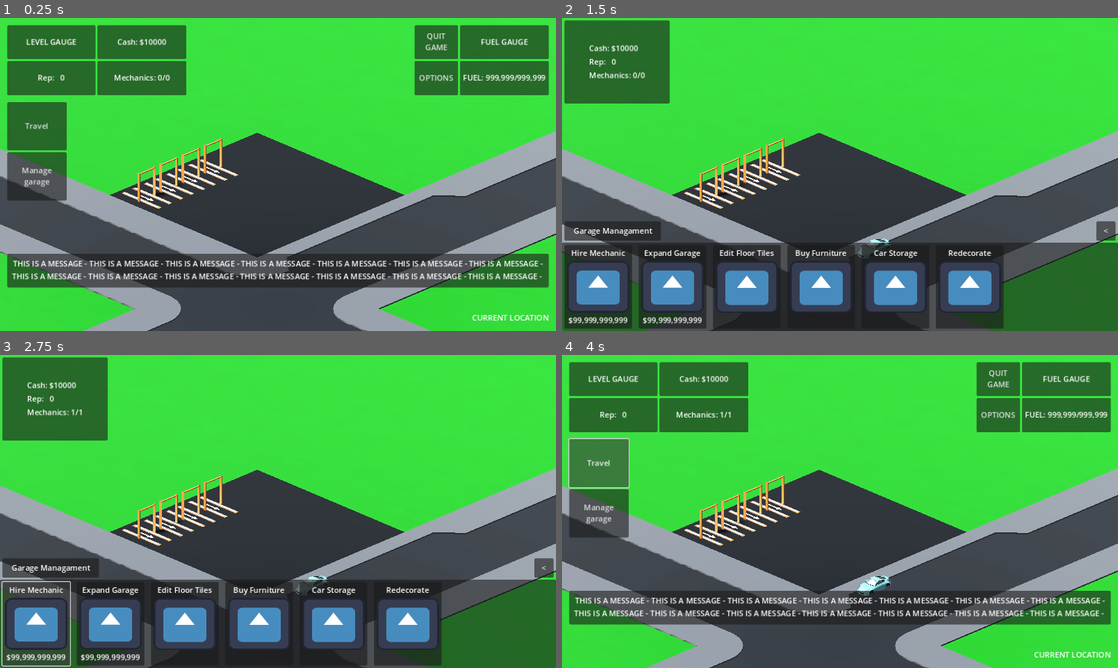
Above: before the commit, frames 1-4 (two rows, left to right).
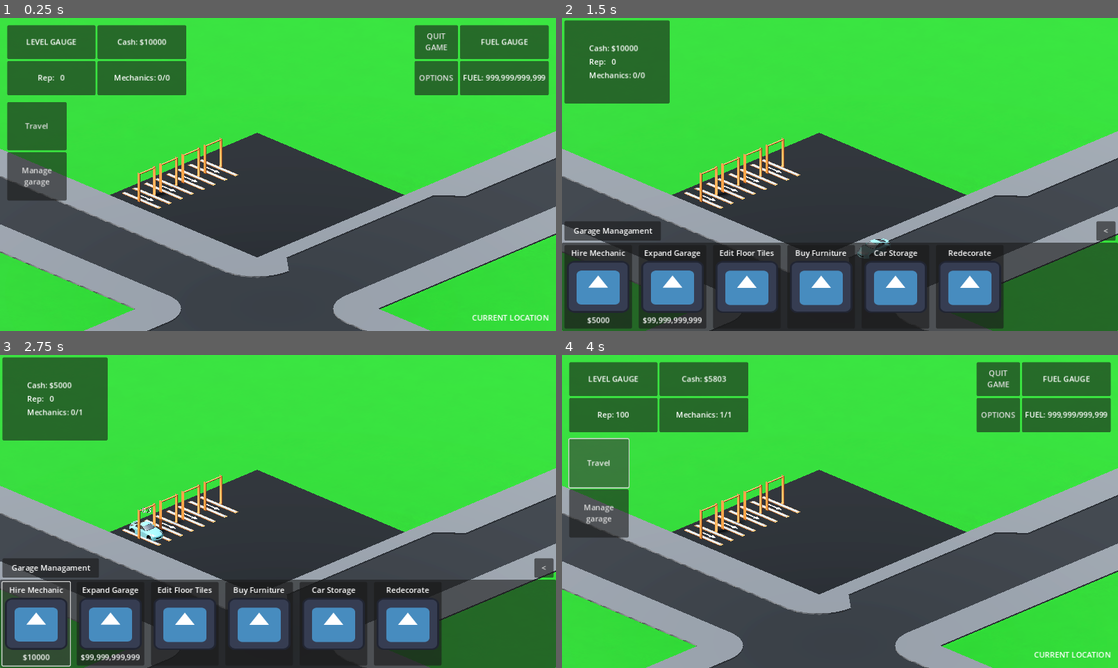
Above: after the commit, the same moments.

Repository: BorisTodor0v/Auto-Haven
Game: Godot game, scene res://scenes/base_scene/base_scene.tscn
Two runs of this game, one before a commit and one after it. Both use one fixed random seed, a clock stepped at 60 frames per second and the inputs below. The engine's default icon, where the game draws it, is replaced by a stand-in: a white triangle on a blue panel in a dark square.
Inputs (mouse positions are in pixels of both pictures, inside the frame that each line leads up to):
- Up to frame 1 (0.25 s): no input
- Up to frame 2 (1.5 s): click "Travel" at 0.5 s; click "Manage garage" at 1.25 s
- Up to frame 3 (2.75 s): click (38, 624) at 2 s
- Up to frame 4 (4 s): click "<" at 2.75 s; click "Travel" at 3.5 s

The runs differ from the first frame. In frame 1, 9.8% of the frame differs, in the area x 1-99%, y 75-87%; in frame 2, 0.2%; in frame 3, 0.6%; in frame 4, 10%, in the area x 1-99%, y 6-87%.

Commit message:
Added automated workers - Mechanics

Diff:
--- a/garage_decorations/car_lifts/car_lift.gd
+++ b/garage_decorations/car_lifts/car_lift.gd
@@ -6,9 +6,6 @@
 @onready var default_material : Material = mesh.get_active_material(0)
 @onready var label : Label3D = $Label3D
 @onready var timer : Timer = $Timer
-
-# TODO: every time a new car bay is added, connect the signal in the tile_test.gd function
-signal repair_complete(by_player : bool)
 
 func _process(_delta):
 	if timer.is_stopped():
@@ -57,7 +54,7 @@
 func _on_timer_timeout():
 	current_car.finish_repair()
 	if is_started_by_player == false:
-		repair_complete.emit(self)
+		current_car.confirm_repair_completion()
 
 func job_is_complete() -> bool:
 	if timer.is_stopped():
--- a/scenes/base_scene/base_scene.gd
+++ b/scenes/base_scene/base_scene.gd
@@ -7,25 +7,15 @@
 # Called when the node enters the scene tree for the first time.
 func _ready():
 	garage_scene.connect("repair_completed", complete_job)
-	#garage_scene.connect("change_ui_message", ui.set_message_label_text)
-	#garage_scene.connect("usable_car_clicked", show_car_interaction_menu)
-	#garage_scene.connect("update_ui_labels", ui.update_labels)
-	#garage_scene.connect("update_ui_list", ui.update_list)
-	#ui.connect("debug_spawn_job_car", job_car_spawner.spawn_job)
-	#ui.connect("floor_tile_selected", garage_scene.set_active_floor_tile)
-	#ui.connect("is_expanding_garage", garage_scene.expand_garage)
-	#ui.connect("debug_spawn_decor_car", garage_scene.debug_spawn_decor_car)
-	#ui.connect("debug_spawn_furniture", garage_scene.debug_spawn_decor_furniture)
-	#ui.connect("debug_move_objects", garage_scene.debug_move_placed_objects)
-	#ui.connect("mechanic_hired", check_for_job_cars)
-	#ui.connect("switch_location", switch_location) #(location_key : String)
-	#ui.connect("travel_to_location_with", travel_to_location_with_car)
 	ui.connect("hire_mechanic", hire_mechanic)
 	job_car_spawner.connect("job_car_spawned", check_for_mechanics)
 	job_car_spawner.set_car_spots(garage_scene.get_job_car_spots())
 	ui.update_labels()
 #
-func complete_job(cash_reward : int, rep_reward : int):
+func complete_job(cash_reward : int, rep_reward : int, is_repaired_by_player : bool):
+	if is_repaired_by_player == false:
+		PlayerStats.free_mechanic()
+		$Timers/MechanicJobCooldownTimer.start()
 	PlayerStats.add_cash(cash_reward)
 	PlayerStats.add_rep(rep_reward)
 	ui.update_labels()
@@ -33,119 +23,35 @@
 ### When a job car is spawned, check to see if there are available mechanics to take this job
 func check_for_mechanics(pending_car : StaticBody3D):
 	garage_scene.add_pending_car(pending_car)
-	#print_debug(pending_car.name)
-	#if PlayerStats.get_available_mechanics() > 0:
-		#if garage_scene.start_car_repair(pending_car, false) == true:
-			#PlayerStats.assign_mechanic()
-	#else:
-		#pass
-	#ui.update_labels()
+	if PlayerStats.get_available_mechanics() > 0:
+		pending_car.begin_repair()
+		PlayerStats.assign_mechanic()
+	ui.update_labels()
 
 func hire_mechanic():
-	PlayerStats.hire_mechanic()
-	ui.update_labels()
-	print_debug("Hire mechanic")
+	if PlayerStats.get_cash() >= PlayerStats.get_mechanic_cost():
+		PlayerStats.remove_cash(PlayerStats.get_mechanic_cost())
+		PlayerStats.hire_mechanic()
+		check_for_job_cars()
+		ui.update_labels()
+	else:
+		ui.show_message("Not enough money to hire a mechanic", 5.0)
+		print_debug("NOT ENOUGH MONEY")
 
-	pass
+## When a mechanic finishes a job, a cooldown timer is started before they can take another one
+## This cooldown is necessary because without it a major bug that breaks the number of available
+## mechanics and prevents a car from being repaired if all available mechanics are utilized
+func _on_mechanic_job_cooldown_timer_timeout():
+	check_for_job_cars()
 
-### When a mechanic completes a job, check to see if there are cars waiting for repairs
-#func check_for_job_cars():
-	#var pending_cars : Node3D = garage_scene.get_pending_cars()
-	#for car in pending_cars.get_children():
-		#if car.get_children().is_empty() == false:
-			#check_for_mechanics(car.get_child(0))
-			#ui.update_labels()
-			#return true
-	#return false
-#
-### When a mechanic finishesh a job, a cooldown timer is started before they can take another one
-### This cooldown is necessary because without it a major bug that breaks the number of available
-### mechanics and prevents a car from being repaired if all available mechanics are utilized
-#func _on_mechanic_job_cooldown_timer_timeout():
-	#check_for_job_cars()
-#
-#func show_car_interaction_menu(car : StaticBody3D):
-	#if ui.has_method("show_car_interaction_menu"):
-		#ui.show_car_interaction_menu(car)
-#
-#### Travel to a location that doesn't require the player to bring a car with them
-#### For example if the player travels to the garage, or to a dealership (not implemented)
-##func switch_location(location_key):
-	##var location_data = LocationsData.get_locations()
-	##var new_scene
-	##if location_key != "garage":
-		##garage_scene.hide()
-		##ui.hide_garage_scene_buttons()
-		##new_scene = load(location_data.get(location_key)["path"]).instantiate()
-		##$Scene.add_child(new_scene)
-		##new_scene.get_camera().current = true
-	##else:
-		### If trying to switch from the garage, to the garage
-		##if $Scene.get_child_count() > 0:
-			##$Scene.get_child(0).queue_free()
-			##garage_scene.show()
-			##ui.show_garage_scene_buttons()
-			##garage_scene.get_camera().current = true
-#func switch_location(location_key : String):
-	#var location_data = LocationsData.get_locations()
-	#var new_scene
-	#if location_key != "garage":
-		#garage_scene.hide()
-		#ui.hide()
-		#ui.show_all_buttons()
-		#ui.hide_garage_scene_buttons()
-		#ui.toggle_off_all_buttons()
-		#ui.clear_ui_list()
-		#new_scene = load(location_data.get(location_key)["path"]).instantiate()
-		#$Scene.add_child(new_scene)
-		#new_scene.connect("leave_location", return_to_garage)
-		#ui.hide_car_interaction_menu()
-		#ui = new_scene.get_ui()
-		#ui.update_labels()
-		#new_scene.get_camera().current = true
-	#else:
-		#if $Scene.get_child(0) != null:
-			#$Scene.get_child(0).queue_free()
-		#garage_scene.show()
-		#ui = $UI
-		#ui.show()
-		#ui.update_labels()
-		#ui.show_garage_scene_buttons()
-		#garage_scene.get_camera().current = true
-#
-#### Travel to a location that requires the player to bring a car with them
-#### For example, race meets (for now)
-#func travel_to_location_with_car(location_key : String, car : Car):
-	#var location_data = LocationsData.get_locations()
-	#var new_scene
-	#if location_key != "garage":
-		#garage_scene.hide()
-		#ui.hide()
-		#ui.show_all_buttons()
-		#ui.hide_garage_scene_buttons()
-		#ui.toggle_off_all_buttons()
-		#ui.clear_ui_list()
-		#new_scene = load(location_data.get(location_key)["path"]).instantiate()
-		#$Scene.add_child(new_scene)
-		#var duplicate_car : Car = car.duplicate()
-		#duplicate_car.set_internal_name(car.get_internal_name())
-		#new_scene.set_player_car(car.duplicate())
-		#new_scene.connect("leave_location", return_to_garage)
-		#ui.hide_car_interaction_menu()
-		#ui = new_scene.get_ui()
-		#ui.update_labels()
-		#new_scene.get_camera().current = true
-	#else:
-		#$Scene.get_child(0).queue_free()
-		#garage_scene.show()
-		#ui = $UI
-		#ui.show()
-		#ui.update_labels()
-		#ui.show_garage_scene_buttons()
-		#garage_scene.get_camera().current = true
-#
-#func return_to_garage():
-	#travel_to_location_with_car("garage", null)
-#
-#func test_signals():
-	#print_debug("Reached base scene")
+## When a mechanic completes a job, and when hiring one,
+## check to see if there are cars waiting for repairs
+func check_for_job_cars():
+	var pending_cars : Array = garage_scene.get_pending_cars()
+	for car in pending_cars:
+		if car == null:
+			return false
+		check_for_mechanics(car)
+		ui.update_labels()
+		return true
+	return false
--- a/scenes/base_scene/ui_handler.gd
+++ b/scenes/base_scene/ui_handler.gd
@@ -2,6 +2,8 @@
 
 @onready var base_ui : UI = $BaseUI
 @onready var garage_managament_menu : UI = $GarageManagamentMenu
+var active_menu = "base_ui"
+
 signal hire_mechanic
 
 # Called when the node enters the scene tree for the first time.
@@ -15,11 +17,11 @@
 		"garage_managament_menu":
 			base_ui.hide()
 			garage_managament_menu.show()
-			pass
+			active_menu = "garage_managament_menu"
 		"base_ui":
 			base_ui.show()
 			garage_managament_menu.hide()
-			pass
+			active_menu = "base_ui"
 		_:
 			print_debug("Invalid menu name")
 
@@ -27,5 +29,14 @@
 	base_ui.update_labels()
 	garage_managament_menu.update_labels()
 
+func show_message(text : String, duration : float):
+	match active_menu:
+		"base_ui":
+			base_ui.show_message(text, duration)
+		"garage_managament_menu":
+			garage_managament_menu.show_message(text, duration)
+		_:
+			print_debug("Invalid menu")
+
 func pass_hire_mechanic_signal():
 	hire_mechanic.emit()
--- a/scenes/ui/base/base_ui.gd
+++ b/scenes/ui/base/base_ui.gd
@@ -4,10 +4,15 @@
 @onready var rep_label : Label = $MarginContainer/VBoxContainer/Top/HBoxContainer/HBoxContainer/LevelGauge/Rep/Label
 @onready var mechanics_label : Label = $MarginContainer/VBoxContainer/Top/HBoxContainer/HBoxContainer/VBoxContainer2/Mechanics/Label
 
+@onready var message = $MarginContainer/VBoxContainer/Bottom/VBoxContainer/MessageContainer/MessageBackground
+@onready var message_timer : Timer = $Timers/MessageTimer
+@onready var message_label : Label = $MarginContainer/VBoxContainer/Bottom/VBoxContainer/MessageContainer/MessageBackground/MessageLabel
+
 signal open_menu(menu_name : String)
 
 # Called when the node enters the scene tree for the first time.
 func _ready():
+	message.hide()
 	pass # Replace with function body.
 
 # Called every frame. 'delta' is the elapsed time since the previous frame.
@@ -21,3 +26,13 @@
 
 func _on_manage_garage_button_pressed():
 	open_menu.emit("garage_managament_menu")
+
+func show_message(text : String, duration : float):
+	message_timer.wait_time = duration
+	message.show()
+	message_label.text = text
+	message_timer.start()
+
+func clear_message():
+	message_label.text = ""
+	message.hide()
--- a/scenes/ui/base/base_ui.tscn
+++ b/scenes/ui/base/base_ui.tscn
@@ -297,4 +297,9 @@
 grow_vertical = 0
 text = "CURRENT LOCATION"
 
+[node name="Timers" type="Node" parent="."]
+
+[node name="MessageTimer" type="Timer" parent="Timers"]
+one_shot = true
+
 [connection signal="pressed" from="MarginContainer/VBoxContainer/Middle/HBoxContainer/Left/VBoxContainer/ManageGarageButton" to="." method="_on_manage_garage_button_pressed"]
--- a/scenes/ui/garage_managament_menu/garage_managament_menu.gd
+++ b/scenes/ui/garage_managament_menu/garage_managament_menu.gd
@@ -6,11 +6,19 @@
 @onready var cash_label : Label = $OptionsScreen/VBoxContainer/Top/HBoxContainer/Control/MarginContainer/Panel/MarginContainer/CenterContainer/VBoxContainer/CashLabel
 @onready var rep_label : Label = $OptionsScreen/VBoxContainer/Top/HBoxContainer/Control/MarginContainer/Panel/MarginContainer/CenterContainer/VBoxContainer/RepLabel
 @onready var mechanics_label : Label = $OptionsScreen/VBoxContainer/Top/HBoxContainer/Control/MarginContainer/Panel/MarginContainer/CenterContainer/VBoxContainer/MechanicsCountLabel
+@onready var mechanic_cost_label : Label = $OptionsScreen/VBoxContainer/Menu/ScrollContainer/HBoxContainer/HireMechanic/MarginContainer/Button/MarginContainer/VBoxContainer/Label2
+
+@onready var message_label : Label = $OptionsScreen/VBoxContainer/Middle/MarginContainer/Control/MessageLabel
+@onready var message_label_timer : Timer = $Timers/MessageLabelTimer
+
+func _ready():
+	message_label.hide()
 
 func update_labels():
 	cash_label.text = "Cash: $%3d" % PlayerStats.get_cash()
 	rep_label.text = "Rep: %3d" % PlayerStats.get_rep()
 	mechanics_label.text = "Mechanics: " + str(PlayerStats.get_available_mechanics()) + "/" + str(PlayerStats.get_total_mechanics())
+	mechanic_cost_label.text = "$%d" % PlayerStats.get_mechanic_cost()
 
 # Back button in base Garage Managament Menu, go back to base UI
 func _leave_garage_managament_menu():
@@ -18,3 +26,13 @@
 
 func _on_hire_mechanic_button_pressed():
 	hire_mechanic.emit()
+
+func show_message(text : String, duration : float):
+	message_label_timer.wait_time = duration
+	message_label.show()
+	message_label.text = text
+	message_label_timer.start()
+
+func clear_message():
+	message_label.text = ""
+	message_label.hide()
--- a/scenes/ui/garage_managament_menu/garage_managament_menu.tscn
+++ b/scenes/ui/garage_managament_menu/garage_managament_menu.tscn
@@ -134,6 +134,22 @@
 grow_horizontal = 2
 grow_vertical = 2
 text = "Garage Managament"
+horizontal_alignment = 1
+vertical_alignment = 1
+
+[node name="MessageLabel" type="Label" parent="OptionsScreen/VBoxContainer/Middle/MarginContainer/Control"]
+layout_mode = 1
+anchors_preset = 7
+anchor_left = 0.5
+anchor_top = 1.0
+anchor_right = 0.5
+anchor_bottom = 1.0
+offset_left = -315.0
+offset_top = -23.0
+offset_right = 315.0
+grow_horizontal = 2
+grow_vertical = 0
+text = "MESSAGE MESSAGE MESSAGE MESSAGE MESSAGE MESSAGE MESSAGE MESSAGE "
 horizontal_alignment = 1
 vertical_alignment = 1
 
@@ -490,5 +506,11 @@
 horizontal_alignment = 1
 vertical_alignment = 1
 
+[node name="Timers" type="Node" parent="."]
+
+[node name="MessageLabelTimer" type="Timer" parent="Timers"]
+one_shot = true
+
 [connection signal="pressed" from="OptionsScreen/VBoxContainer/Middle/MarginContainer/Control/BackButton" to="." method="_leave_garage_managament_menu"]
 [connection signal="pressed" from="OptionsScreen/VBoxContainer/Menu/ScrollContainer/HBoxContainer/HireMechanic/MarginContainer/Button" to="." method="_on_hire_mechanic_button_pressed"]
+[connection signal="timeout" from="Timers/MessageLabelTimer" to="." method="clear_message"]
--- a/scenes/world_locations/garage/garage_scene.gd
+++ b/scenes/world_locations/garage/garage_scene.gd
@@ -8,30 +8,7 @@
 signal repair_completed(cash_reward : int, rep_reward : int)
 
 func _ready():
-	on_ready_connect_car_lifts_signals()
 	pass
-
-#TODO: Call this function when adding a car bay, or a separate function that connects only the specific car bay
-func on_ready_connect_car_lifts_signals():
-	for car_lift in car_lifts.get_children():
-		connect_car_lift_signals(car_lift)
-
-func connect_car_lift_signals(car_lift : StaticBody3D):
-	car_lift.connect("repair_complete", repair_completed_at_lift)
-
-func repair_completed_at_lift(car_lift):
-	# TODO: Change this to the following code:
-	#func complete_job(car_bay : StaticBody3D):
-		# If the car was repaired by a mechanic
-		#if car_bay.get_is_started_by_player() == false:
-			#PlayerStats.free_mechanic()
-			#$Timers/MechanicJobCooldownTimer.start()
-		#var cash_reward = car_bay.end()
-		#var rep_reward = 100
-		#PlayerStats.add_cash(cash_reward)
-		#PlayerStats.add_rep(rep_reward)
-		#ui.update_labels()
-	repair_completed.emit(car_lift)
 
 func get_job_car_spots() -> Node3D:
 	return job_car_spots
@@ -45,104 +22,19 @@
 		pending_car.connect("start_repair", start_car_repair)
 		pending_car.connect("repair_completed", finish_car_repair)
 
-		#print(pending_cars)
-		#print_debug(str(pending_cars.size()) + "/" + str(job_car_spots.get_child_count()))
-		#pending_cars.erase(pending_car)
-
-func start_car_repair(car : StaticBody3D):
+func start_car_repair(car : StaticBody3D, is_started_by_player : bool):
 	# Find first available car lift
 	for lift : Node3D in car_lifts.get_children():
 		if lift.can_take_car():
 			car.global_position = lift.global_position
 			car.global_rotation = lift.global_rotation
 			car.reparent(lift, true)
-			lift.start(car, true)
+			lift.start(car, is_started_by_player)
 			pending_cars.erase(car)
 			break
 
-func finish_car_repair(cash_reward : int, rep_reward : int):
-	repair_completed.emit(cash_reward, rep_reward)
+func finish_car_repair(cash_reward : int, rep_reward : int, is_repaired_by_player : bool):
+	repair_completed.emit(cash_reward, rep_reward, is_repaired_by_player)
 
-#@onready var car_bays : Node3D = $CarBays
-#@onready var pending_cars : Node3D = $JobCarSpots
-#
-#signal repair_completed(car_bay)
-#signal usable_car_clicked(car : StaticBody3D)
-#signal change_ui_message(new_message : String, display_time : float)
-#signal update_ui_labels
-#signal update_ui_list
-#
-## Called when the node enters the scene tree for the first time.
-#func _ready():
-	#camera.connect("complete_repair_at_bay", repair_completed_at_bay)
-	#camera.connect("change_ui_message", new_ui_message)
-	#camera.connect("added_car_bay", connect_car_bay_signals)
-	#camera.connect("usable_car_clicked", interact_with_car)
-	#camera.connect("update_ui_labels", ui_update_labels)
-	#camera.connect("update_ui_list", ui_update_list)
-	#set_active_floor_tile(-1)
-	#on_ready_connect_car_bays_signals()
-#
-#func connect_car_bay_signals(car_bay : StaticBody3D):
-	#car_bay.connect("repair_complete", repair_completed_at_bay)
-#
-##TODO: Call this function when adding a car bay, or a separate function that connects only the specific car bay
-#func on_ready_connect_car_bays_signals():
-	#for car_bay in car_bays.get_children():
-		#connect_car_bay_signals(car_bay)
-#
-#func repair_completed_at_bay(car_bay):
-	#repair_completed.emit(car_bay)
-
-
-
-#func debug_spawn_car_lift():
-	#camera.add_car_lift()
-#
-#func set_active_floor_tile(tile_index : int):
-	#camera.set_selected_tile(tile_index)
-#
-#func expand_garage(state : bool):
-	#camera.expand_garage(state)
-#
-#func debug_spawn_decor_car(car : String, car_id : int):
-	#camera.add_decor_car(car, car_id)
-#
-#func debug_spawn_decor_furniture(furniture_item : String):
-	#camera.add_decor_furniture(furniture_item)
-#
-#func debug_move_placed_objects(is_enabled : bool):
-	#camera.move_placed_objects(is_enabled)
-#
-#func new_ui_message(new_message : String, display_time : float):
-	#change_ui_message.emit(new_message, display_time)
-#
-#func mechanic_repair_car(pending_car : StaticBody3D):
-	#start_car_repair(pending_car, false)
-#
-#func start_car_repair(pending_car : StaticBody3D, is_started_by_player : bool):
-	#if pending_car.is_in_group("Repair Car"):
-		#for car_bay in car_bays.get_children():
-			#if car_bay.is_in_group("Moving") == false:
-				#if car_bay.can_take_car():
-					#var available_bay = car_bay
-					#pending_car.global_position = available_bay.global_position
-					#pending_car.global_rotation = available_bay.global_rotation
-					#pending_car.reparent(available_bay, true)
-					#available_bay.start(pending_car, is_started_by_player)
-					#return true
-			#else:
-				#continue
-	#return false
-#
-#func get_pending_cars() -> Node3D:
-	#return pending_cars
-#
-#func interact_with_car(car : StaticBody3D):
-	#usable_car_clicked.emit(car)
-#
-#func ui_update_labels():
-	#update_ui_labels.emit()
-#
-#func ui_update_list(identifier : String):
-	#update_ui_list.emit(identifier)
+func get_pending_cars() -> Array:
+	return pending_cars
--- a/scenes/world_locations/garage/garage_tile/tile.gd
+++ b/scenes/world_locations/garage/garage_tile/tile.gd
@@ -111,22 +111,10 @@
 		intersect_position.y = 0
 		if is_editing == true:
 			var point = grid_map.local_to_map(intersect_position)
-			# point.coordinate % 10
+			# When getting only point.x/y it can give coordinates outside of the bounds of the grid
+			# map. One grid has 10 tiles, so to get the coordinates of the tile within the bounds
+			# of the grid, the point.x/y coordinate is divided by 10 and the remainder of the
+			# division is taken as the local coordinate.
 			point.x = point.x % 10
 			point.z = point.z % 10
 			grid_map.set_cell_item(point, tile)
-
-
-# Koga se editnue tile na gridmap, editnuva tiles nadvor od 5x5 opsegot
-# treba nekako da se proveri dali e otklucen "Tile"-ot na koj sakame da go
-# smenime tile-ot od gridmapot.
-
-# Na ne-otkluceni "Tile"-s da ima nekoj mesh sho e hidden na gridmap tile-ot
-# Ako sakame da smenime tile na gridmapot, i ako momentalniot tile e toj mesh
-# Ne davaj da se smeni
-# Koga ke se otkluci "Tile"-ot, se menjavaat tiles na negovata grid mapa vo
-# defaultniot tile
-
-# Primer dodeka e locked, tiles da imaat cell_item 0, a koga ke se otklucat
-# da imaat cell_item 1. Dodeka e cell_item 0, nema menjavanje na indeksot na toj
-# tile, a ako e 1 ili povekje mozhe slobodno da se menuva
--- a/scripts/camera_raycast.gd
+++ b/scripts/camera_raycast.gd
@@ -5,7 +5,6 @@
 # Called when the node enters the scene tree for the first time.
 func _ready():
 	pass # Replace with function body.
-
 
 # Called every frame. 'delta' is the elapsed time since the previous frame.
 func _process(delta):
--- a/scripts/interactables/job_car.gd
+++ b/scripts/interactables/job_car.gd
@@ -2,19 +2,21 @@
 
 var is_repair_started : bool = false
 var is_repair_finished : bool = false
+var is_repaired_by_player : bool = false
 
-signal start_repair(job_car)
-signal repair_completed(cash_reward, rep_reward)
+signal start_repair(job_car : StaticBody3D, is_started_by_player : bool)
+signal repair_completed(cash_reward : int, rep_reward : int)
 
 func interact():
 	if is_repair_started == false:
+		is_repaired_by_player = true
 		begin_repair()
 	elif is_repair_started == true && is_repair_finished == true:
 		confirm_repair_completion()
 
 func begin_repair():
 	is_repair_started = true
-	start_repair.emit(self)
+	start_repair.emit(self, is_repaired_by_player)
 
 func finish_repair():
 	if is_repair_started == true:
@@ -23,4 +25,4 @@
 func confirm_repair_completion():
 	if is_repair_started == true && is_repair_finished == true:
 		var rewards = get_parent().end()
-		repair_completed.emit(rewards[0], rewards[1])
+		repair_completed.emit(rewards[0], rewards[1], is_repaired_by_player)
--- a/scripts/job_car_spawner.gd
+++ b/scripts/job_car_spawner.gd
@@ -21,7 +21,7 @@
 	spawn_job()
 
 func spawn_job():
-	timer.wait_time = randi_range(2, 10)
+	timer.wait_time = randi_range(2, 8)
 	for spot : Node3D in car_spots.get_children():
 		if spot.get_child_count() == 0:
 			var car : String = directory[randi_range(0, directory.size()-1)]
@@ -32,13 +32,11 @@
 			for child in instance.get_children():
 				if child is MeshInstance3D:
 					mesh = child
-			#var material = instance.get_surface_override_material(0)
 			if mesh != null && material != null:
 				material.albedo_color = Color(randf(), randf(), randf(), 1)
 				mesh.set_surface_override_material(0, material)
 			instance.add_to_group("Repair Car")
 			instance.set_script(load("res://scripts/interactables/job_car.gd"))
-			#instance.set_car(instance)
 			spot.add_child(instance)
 			job_car_spawned.emit(instance)
 			break
--- a/scripts/ui.gd
+++ b/scripts/ui.gd
@@ -5,10 +5,12 @@
 func _ready():
 	pass # Replace with function body.
 
-
 # Called every frame. 'delta' is the elapsed time since the previous frame.
 func _process(delta):
 	pass
 
 func update_labels():
 	pass
+
+func show_message(text : String, duration : float):
+	pass
--- a/singleton/player_stats.gd
+++ b/singleton/player_stats.gd
@@ -2,9 +2,13 @@
 
 var cash : int = 10000
 var rep : int = 0
+
 var tiles_owned : int = 1
+
 var total_mechanics : int = 0
 var available_mechanics : int = 0
+var mechanic_base_cost : int = 5000
+
 var owned_cars : Dictionary = {}
 
 func add_cash(_cash : int):
@@ -40,6 +44,9 @@
 	if available_mechanics < total_mechanics:
 		available_mechanics += 1
 
+func get_mechanic_cost() -> int:
+	return mechanic_base_cost * (total_mechanics + 1)
+
 func get_tiles_owned() -> int:
 	return tiles_owned
 
Not shown, removed: NOTES.txt
